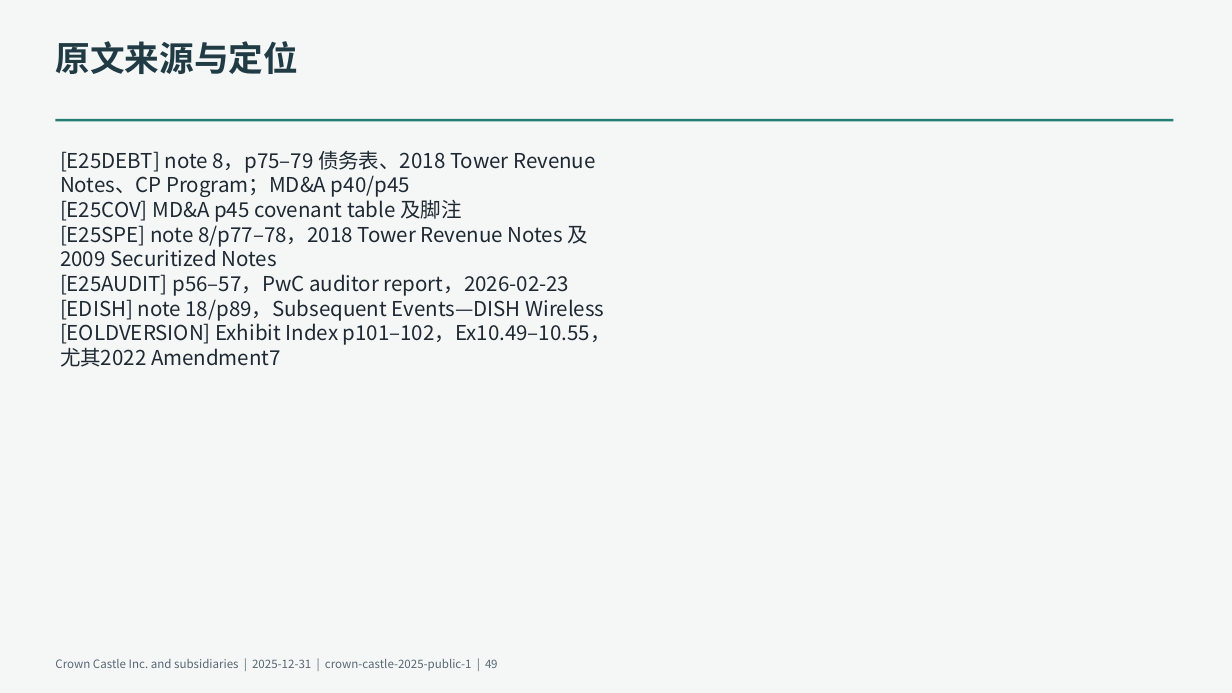
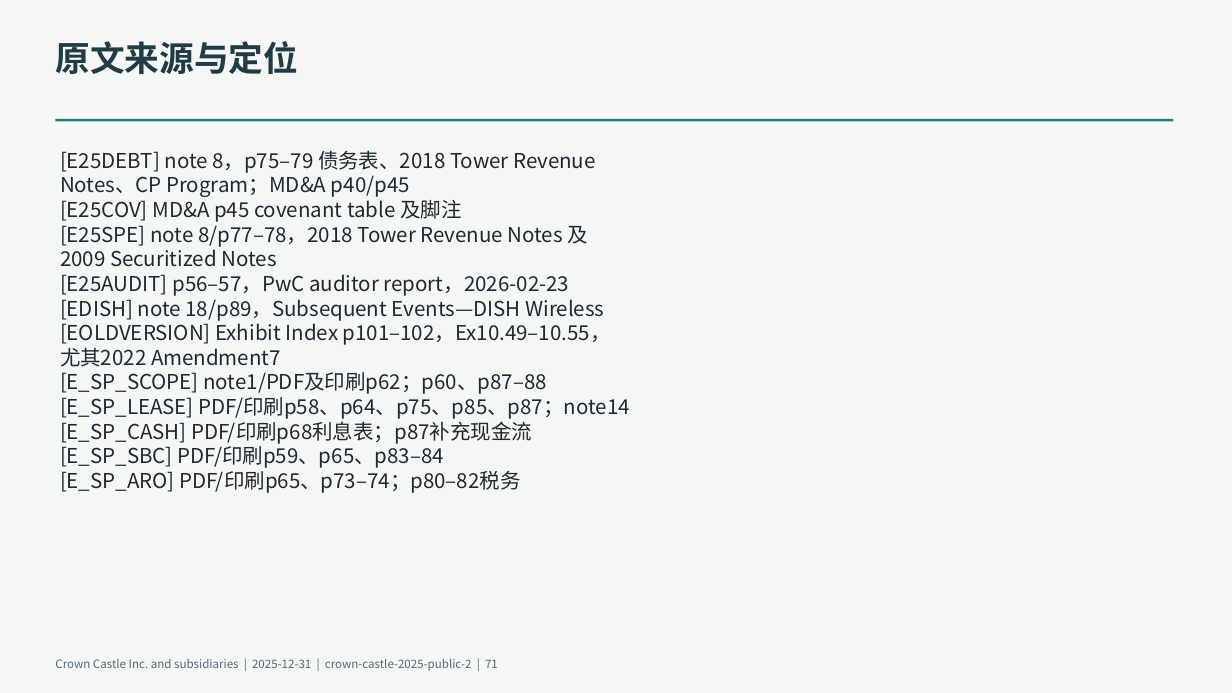
Before and after one commit to qingkongwanli0l/annual-report-analysis, a slide deck: slide 71 of examples/crown-castle-2025/deliverables/presentation.pptx (slide 49 before the commit). Drawn at 1232x693 pixels with LibreOffice and Linux fonts; fonts in the diff are those of the drawing. Boxes give left, top, right and bottom in pixels: in the first picture for what was removed or moved away, otherwise in the second. Text is boxed around its words. In the diff, an @@ line names an element or a change of style, - is before the commit and + after.

Commit message:
Connect Crown Castle credit adjustments to the shared workpaper and deliverables

```diff
--- a/examples/crown-castle-2025/deliverables/presentation.pptx
+++ b/examples/crown-castle-2025/deliverables/presentation.pptx
@@ text at (60, 372, 629, 493): paragraphs added @@
+[E_SP_SCOPE] note1/PDF及印刷p62；p60、p87–88
+[E_SP_LEASE] PDF/印刷p58、p64、p75、p85、p87；note14
+[E_SP_CASH] PDF/印刷p68利息表；p87补充现金流
+[E_SP_SBC] PDF/印刷p59、p65、p83–84
+[E_SP_ARO] PDF/印刷p65、p73–74；p80–82税务
@@ text at (55, 659, 498, 671): text changed @@
-Crown Castle Inc. and subsidiaries | 2025-12-31 | crown-castle-2025-public-1 | 49
+Crown Castle Inc. and subsidiaries | 2025-12-31 | crown-castle-2025-public-2 | 71
```
Also in this commit, not shown: 54 other slides changed, 25 slides added, 6 other files.
